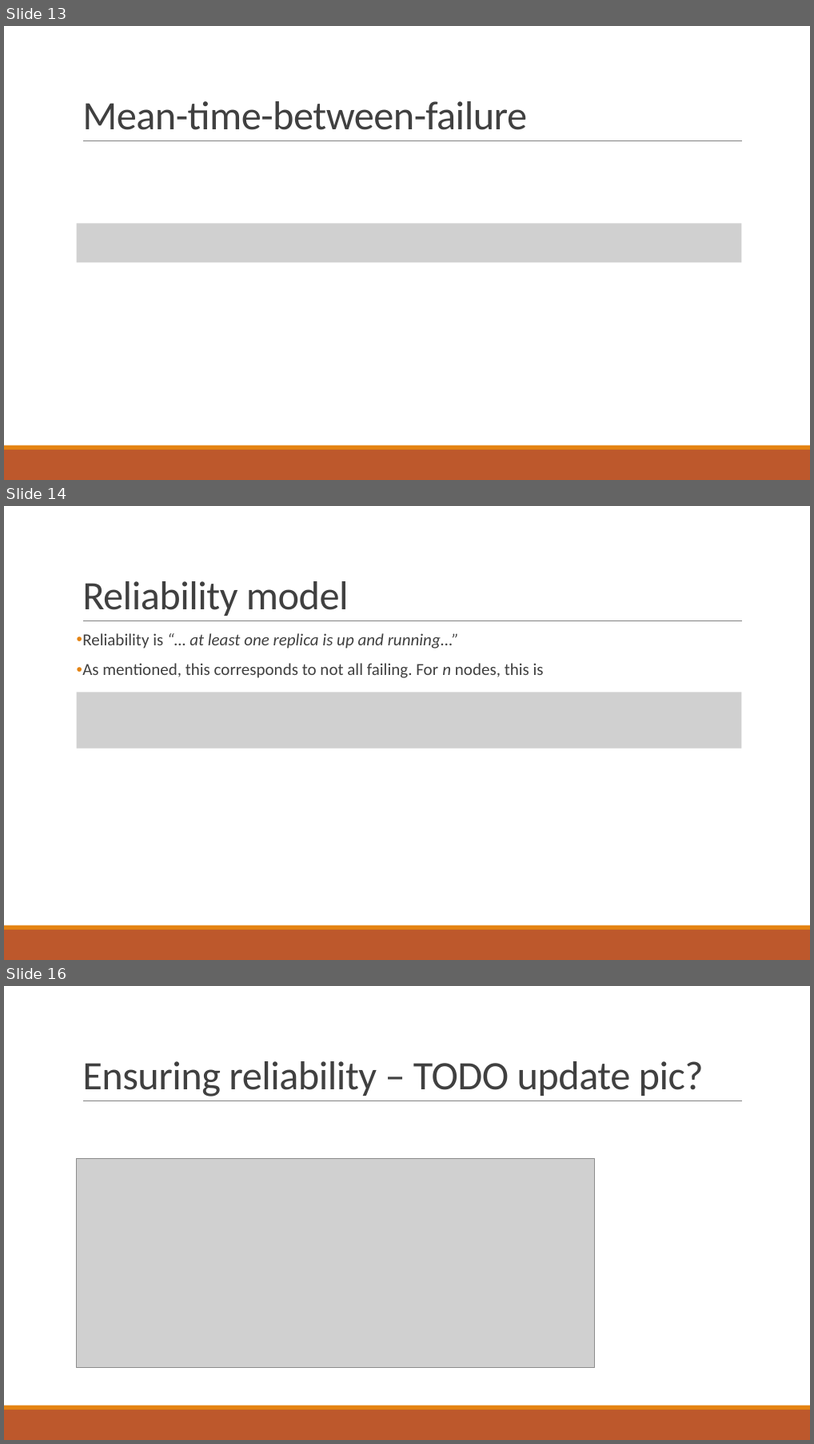
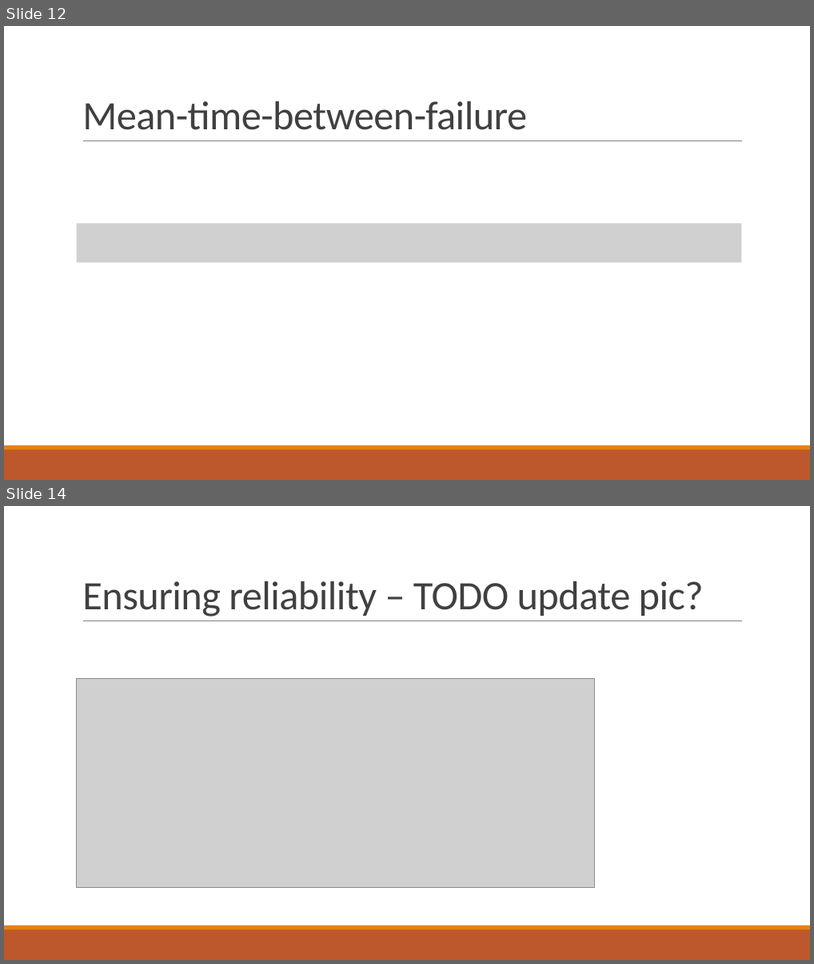
Before and after one commit to PStahl/master_thesis, a slide deck: presentation/presentation2.pptx. Shown one above the other, each under a label of ours: slides 13, 14 and 16 before the commit, slides 12 and 14 after it; the slides between them are not shown. The pictures are 814x1444 and 814x964 pixels, drawn with LibreOffice and Linux fonts; fonts in the diff are those of the drawing; grey boxes stand for pictures. Boxes give left, top, right and bottom in pixels: in the first picture for what was removed or moved away, otherwise in the second. Text is boxed around its words. In the diff, an @@ line names an element or a change of style, - is before the commit and + after.

```diff
--- a/presentation/presentation2.pptx
+++ b/presentation/presentation2.pptx
@@ slide 14 removed at [4,506,810,960], background #FFFFFF; not listed: 3 template elements that a slide beside it also shows @@
@@ title removed at [82,581,349,616] @@
-Reliability model
@@ text removed at [82,633,544,678] @@
-• Reliability is “… at least one replica is up and running...”
-• As mentioned, this corresponds to not all failing. For n nodes, this is
@@ picture removed at [77,692,742,748] @@
@@ what was slide 13 is now slide 12 @@
@@ what was slide 16 is now slide 14 @@
```
Also in this commit, not shown: 6 slides changed, 1 other slide removed.
